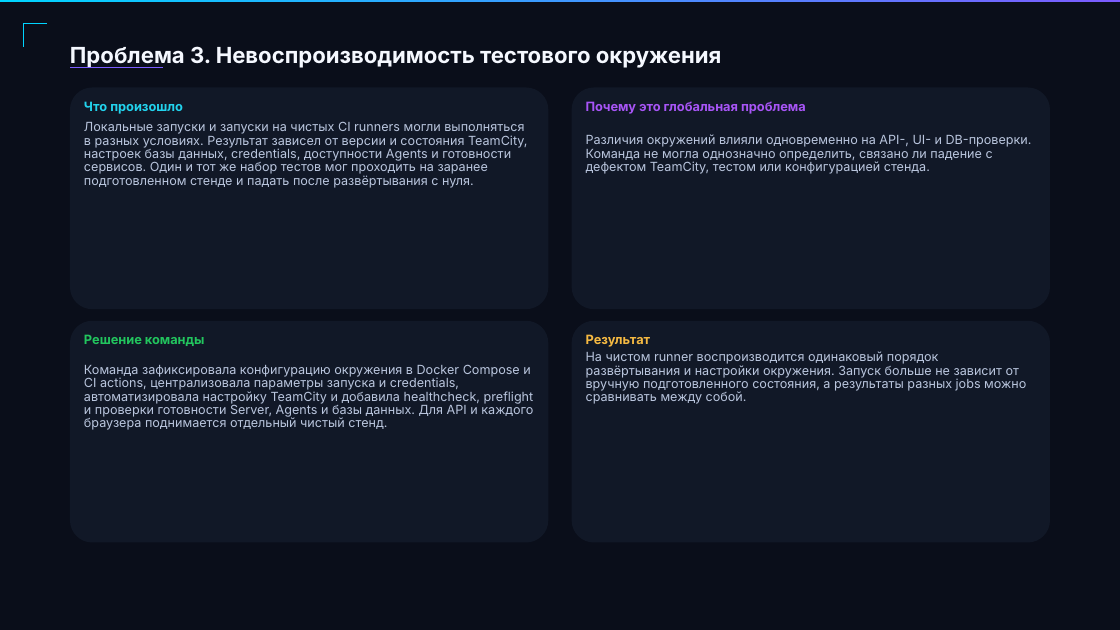
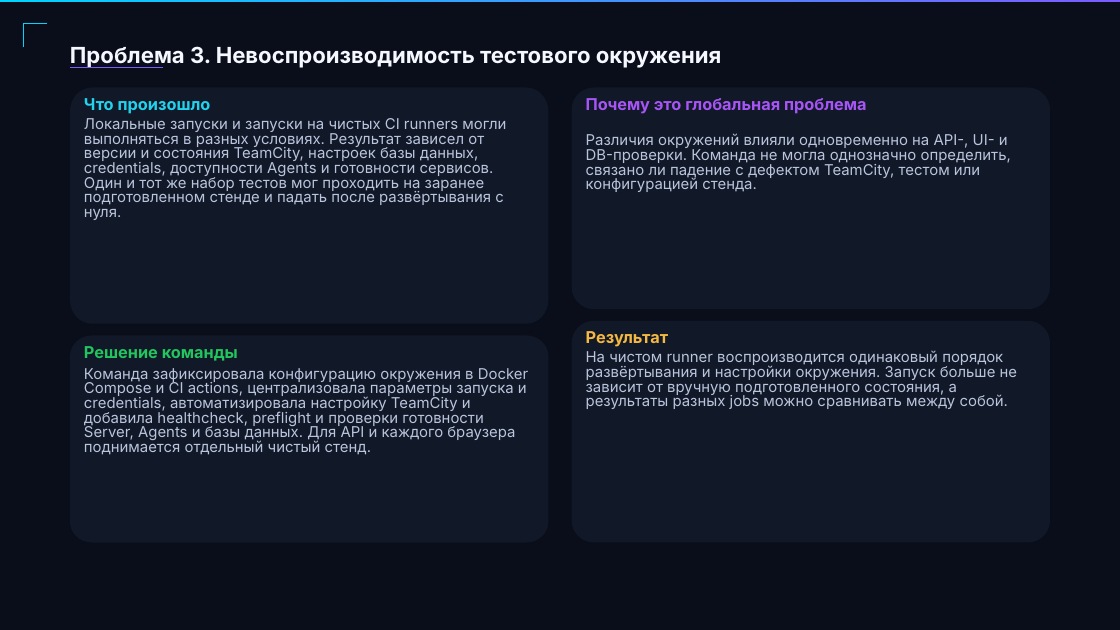
Before and after one commit to get-offer-in-qa-auto/snake-team-5.0, a slide deck: slide 9 of docs/Cyberpunk_QA_Automation_Deck_corrected.pptx. Drawn at 1120x630 pixels with LibreOffice and Linux fonts; fonts in the diff are those of the drawing. Boxes give left, top, right and bottom in pixels: in the first picture for what was removed or moved away, otherwise in the second. Text is boxed around its words. In the diff, an @@ line names an element or a change of style, - is before the commit and + after.

Commit message:
Improve presentation readability and slide layout

```diff
--- a/docs/Cyberpunk_QA_Automation_Deck_corrected.pptx
+++ b/docs/Cyberpunk_QA_Automation_Deck_corrected.pptx
@@ freeform shape: place and size @@
-freeform shape at (70, 87, 548, 309)
+freeform shape at (70, 87, 548, 324)
@@ size 16.1 to 19.1 pt; line spacing 0.88 to 0.82 in 4 elements at (586, 133, 1011, 192), (586, 350, 1017, 409), (84, 368, 528, 455), (84, 118, 506, 220) @@
@@ freeform shape: place and size @@
-freeform shape at (70, 321, 548, 543)
+freeform shape at (70, 335, 548, 543)
@@ size 16.5 to 21 pt in 4 elements at (84, 98, 211, 114), (586, 98, 867, 114), (586, 331, 668, 347), (84, 346, 238, 361) @@
@@ text "Решение команды": place and size @@
-text "Решение команды" at (84, 334, 205, 346)
+text "Решение команды" at (84, 346, 238, 361)
```
Also in this commit, not shown: 31 other slides changed.
